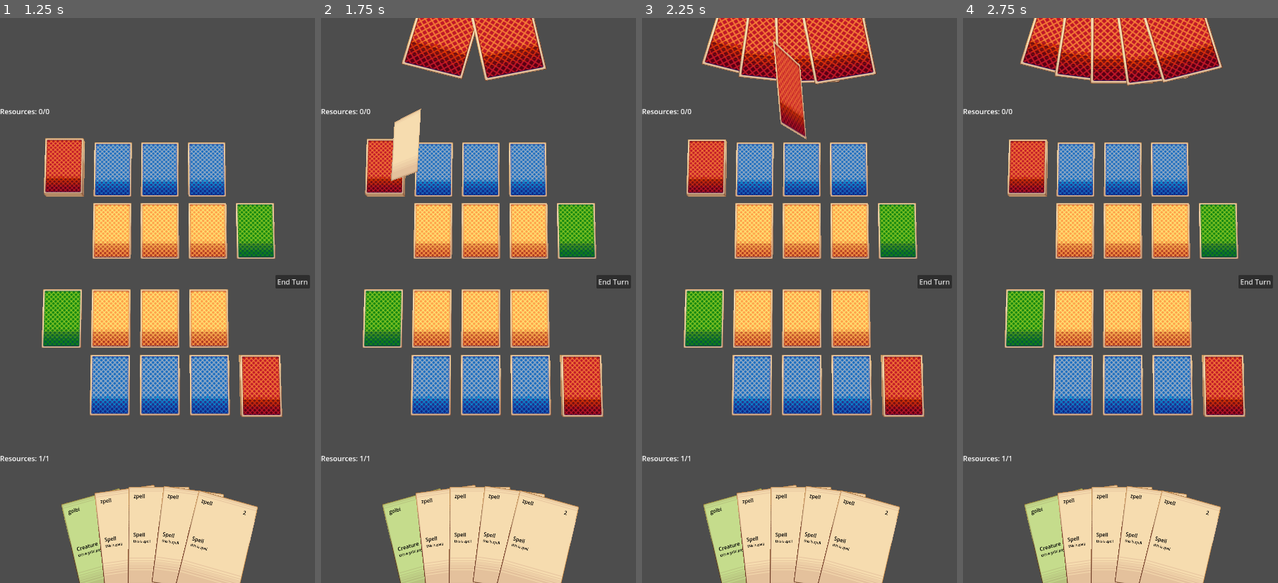
Above: before the commit, frames 1-4 (left to right).
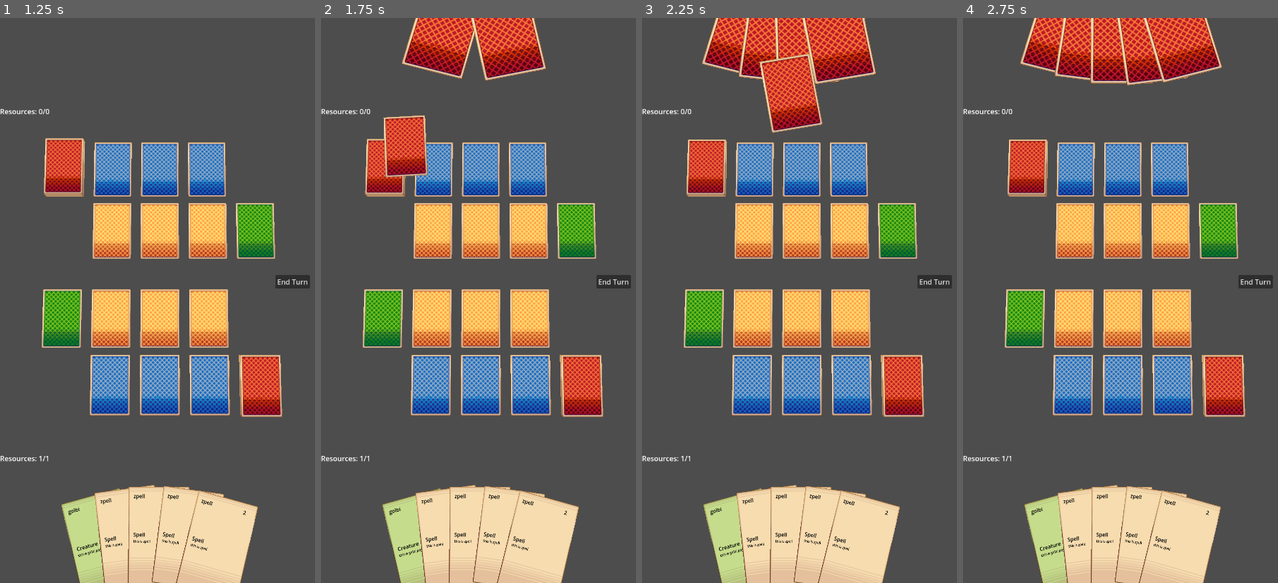
Above: after the commit, the same moments.

Repository: akaFalk/tcg
Game: Godot game, scene res://scenes/main.tscn
The game is run twice, just before and just after one commit, with the same random seed, the same clock (stepped at 60 frames per second) and the same inputs.
Inputs (mouse positions are in pixels of both pictures, inside the frame that each line leads up to):
- Up to frame 1 (1.25 s): tap Enter at 0.5 s; move the mouse to (229, 272) at 0.52 s; hold Up (ui_up) from 0.53 s (still down); tap O at 0.6 s; click (229, 272) at 0.67 s
- Up to frame 2 (1.75 s): release Up (ui_up) at 1.25 s; drag from (415, 328) to (462, 413) at 1.27 s
- Up to frame 3 (2.25 s): move the mouse to (834, 176) at 2.02 s; hold Up (ui_up) from 2.03 s (still down); tap Shift at 2.1 s
- Up to frame 4 (2.75 s): keep holding Up (ui_up)

Frame 1 is identical in both runs. In frame 2, 1.4% of the frame differs, in the area x 19-34%, y 16-29%; in frame 3, 1.9%, in the area x 37-58%, y 4-22%; in frame 4, less than 0.1%.

Commit message:
more refactor

Diff:
--- a/data/opponent_hand.tres
+++ b/data/opponent_hand.tres
@@ -17,4 +17,4 @@
 max_cards_for_growth = 10
 card_scale = Vector3(0.5, 0.5, 0.5)
 face_rotation_y = 0.0
-show_labels = true
+show_card = false
--- a/scenes/cards/card.tscn
+++ b/scenes/cards/card.tscn
@@ -1,7 +1,7 @@
 [gd_scene load_steps=6 format=3 uid="uid://dfdwcd1r7jop7"]
 
 [ext_resource type="Script" uid="uid://0p7oy6b8vqoe" path="res://scripts/entities/cards/card.gd" id="1_jl6rh"]
-[ext_resource type="Script" uid="uid://c6gy58kd2afkd" path="res://scripts/entities/cards/card_ui.gd" id="2_1q37b"]
+[ext_resource type="Script" uid="uid://c6gy58kd2afkd" path="res://scripts/ui/card_ui.gd" id="2_1q37b"]
 [ext_resource type="Texture2D" uid="uid://0vux8y8ma3g5" path="res://assets/card-blank.png" id="2_73nwn"]
 [ext_resource type="Texture2D" uid="uid://ddxe5w2bf737n" path="res://assets/card-back2.png" id="3_1q37b"]
 
--- a/scenes/cards/creature_card.tscn
+++ b/scenes/cards/creature_card.tscn
@@ -3,11 +3,9 @@
 [ext_resource type="PackedScene" uid="uid://dfdwcd1r7jop7" path="res://scenes/cards/card.tscn" id="1_yf7hg"]
 [ext_resource type="Script" uid="uid://bd7ffpj00013k" path="res://scripts/entities/cards/creature_card.gd" id="2_tovrq"]
 
-[node name="Card" node_paths=PackedStringArray("attack_health_label", "_ui", "_collision_shape") instance=ExtResource("1_yf7hg")]
+[node name="Card" node_paths=PackedStringArray("attack_health_label") instance=ExtResource("1_yf7hg")]
 script = ExtResource("2_tovrq")
 attack_health_label = NodePath("CardUI/Labels/AttackHealth")
-_ui = NodePath("CardUI")
-_collision_shape = NodePath("Area3D/CollisionShape3D")
 
 [node name="AttackHealth" type="Label3D" parent="CardUI/Labels" index="4"]
 transform = Transform3D(-1, 0, -8.74228e-08, 0, 1, 0, 8.74228e-08, 0, -1, -0.3, -0.579, 0)
--- a/scripts/entities/cards/card.gd
+++ b/scripts/entities/cards/card.gd
@@ -41,6 +41,9 @@
 	_ui.update_appearance(data)
 	_ui.set_labels_visible(false)
 	interactable(false)
+
+func show_card(show: bool) -> void:
+	_ui.set_labels_visible(show)
 
 # --- Render Priority ---
 func update_render_priority(priority: int) -> void:
--- a/scripts/entities/hands/base_hand.gd
+++ b/scripts/entities/hands/base_hand.gd
@@ -80,8 +80,7 @@
 
 func _configure_card(card: Card) -> void:
 	card.scale = config.card_scale
-	card._ui.set_labels_visible(config.show_labels)
-	card.rotation_degrees.y = config.face_rotation_y
+	card.show_card(config.show_card)
 
 func _calculate_dynamic_radius(card_count: int) -> float:
 	if card_count <= config.min_cards_for_growth:
--- a/scripts/entities/hands/hand_config.gd
+++ b/scripts/entities/hands/hand_config.gd
@@ -4,7 +4,6 @@
 @export var screen_margin: float = 0.2            # Margin from screen edge
 @export var hand_distance_from_camera: float = 3.2
 @export var vertical_offset: float = 0.5          # Vertical offset from base position
-@export var flip: int = 180
 
 @export_group("Fan Layout")
 @export var fan_angle: float = 30.0               # Total spread angle in degrees
@@ -19,5 +18,4 @@
 
 @export_group("Visuals")
 @export var card_scale: Vector3 = Vector3(0.5, 0.5, 0.5)
-@export var face_rotation_y: float = 0.0          # Y rotation for card facing
-@export var show_labels: bool = true
+@export var show_card: bool = true
--- a/scripts/entities/hands/opponent_hand.gd
+++ b/scripts/entities/hands/opponent_hand.gd
@@ -16,9 +16,3 @@
 		var size = viewport.get_visible_rect().size
 		return Vector2(size.x * 0.5, size.y * config.screen_margin)
 	return Vector2.ZERO
-
-func _configure_card(card: Card) -> void:
-	super._configure_card(card)
-	# Opponent-specific configuration
-	card._ui.set_labels_visible(false)
-	card.rotation_degrees.y = 180
--- a/scripts/entities/cards/card_ui.gd
+++ b/scripts/ui/card_ui.gd
@@ -1,4 +1,3 @@
-# scripts/ui/card_ui.gd
 class_name CardUI extends Node3D
 
 @export var labels: Node3D
Renamed: scripts/entities/cards/card_ui.gd.uid -> scripts/ui/card_ui.gd.uid
